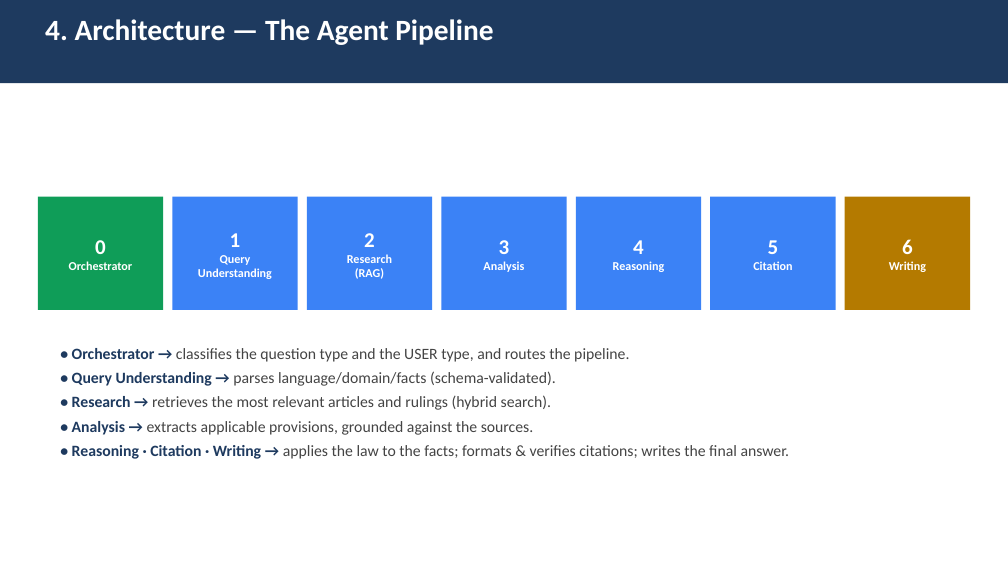
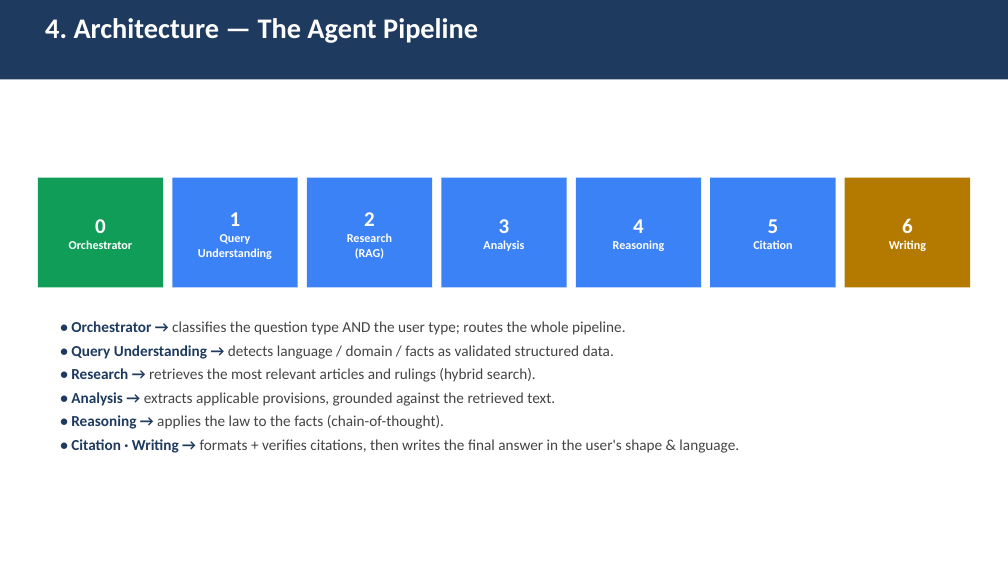
Before and after one commit to MohamadELOssman/legal_ai_agent, a slide deck: slide 5 of Legal_AI_Academic_Presentation.pptx. Drawn at 1008x567 pixels with LibreOffice and Linux fonts; fonts in the diff are those of the drawing. Boxes give left, top, right and bottom in pixels: in the first picture for what was removed or moved away, otherwise in the second. Text is boxed around its words. In the diff, an @@ line names an element or a change of style, - is before the commit and + after.

Commit message:
Expand academic presentation to 26 slides (prompts, judge, generation, source of truth)
Add dedicated detailed slides with real prompt excerpts:
- How agents are instructed (system prompts) + structured outputs & grounding rules
- Benchmark question generation (grounded process + generation prompt)
- The Evaluator Agent / LLM-as-judge (rubric, reference-free prompt)
- The Source-of-Truth reference answer (why it matters, reference-based prompt, mandatory)
Plus expanded architecture captions and workflow detail.

```diff
--- a/Legal_AI_Academic_Presentation.pptx
+++ b/Legal_AI_Academic_Presentation.pptx
@@ rectangle: place and size @@
-rectangle at (0,0,1008,83)
+rectangle at (0,0,1008,79)
@@ text "4. Architecture — The Agent ..." at (45,18,478,43): size 28 to 27 pt @@
@@ rectangle "0": place and size @@
-rectangle "0" at (38,197,163,310)
+rectangle "0" at (38,178,163,287)
@@ rectangle "1": place and size @@
-rectangle "1" at (172,197,298,310)
+rectangle "1" at (172,178,298,287)
@@ rectangle "2": place and size @@
-rectangle "2" at (307,197,433,310)
+rectangle "2" at (307,178,433,287)
@@ rectangle "3": place and size @@
-rectangle "3" at (442,197,567,310)
+rectangle "3" at (442,178,567,287)
@@ rectangle "4": place and size @@
-rectangle "4" at (576,197,702,310)
+rectangle "4" at (576,178,702,287)
@@ rectangle "5": place and size @@
-rectangle "5" at (710,197,836,310)
+rectangle "5" at (710,178,836,287)
@@ rectangle "6": place and size @@
-rectangle "6" at (845,197,970,310)
+rectangle "6" at (845,178,970,287)
@@ text "• Orchestrator → classifies the ...": place and size @@
-text "• Orchestrator → classifies the ..." at (72,348,790,459)
+text "• Orchestrator → classifies the ..." at (71,321,739,453)
@@ text at (71,321,626,359): text changed; size 15 to 14.5 pt @@
-• Orchestrator → classifies the question type and the USER type, and routes the pipeline.
-• Query Understanding → parses language/domain/facts (schema-validated).
+• Orchestrator → classifies the question type AND the user type; routes the whole pipeline.
+• Query Understanding → detects language / domain / facts as validated structured data.
@@ text at (71,368,536,382): size 15 to 14.5 pt in "• Research → retrieves the most relevant ..." @@
@@ text at (71,392,739,453): text changed; size 15 to 14.5 pt @@
-• Analysis → extracts applicable provisions, grounded against the sources.
-• Reasoning · Citation · Writing → applies the law to the facts; formats & verifies citations; writes the final answer.
+• Analysis → extracts applicable provisions, grounded against the retrieved text.
+• Reasoning → applies the law to the facts (chain-of-thought).
+• Citation · Writing → formats + verifies citations, then writes the final answer in the user's shape & language.
```
Also in this commit, not shown: 19 other slides changed, 6 slides added, 1 slide removed, 1 other file.
